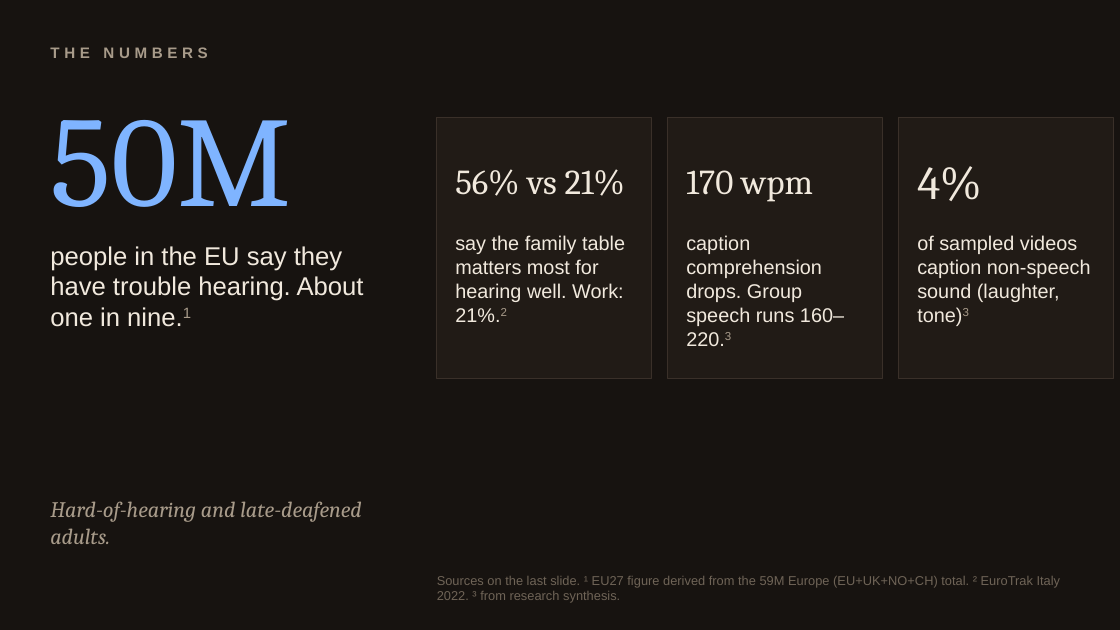
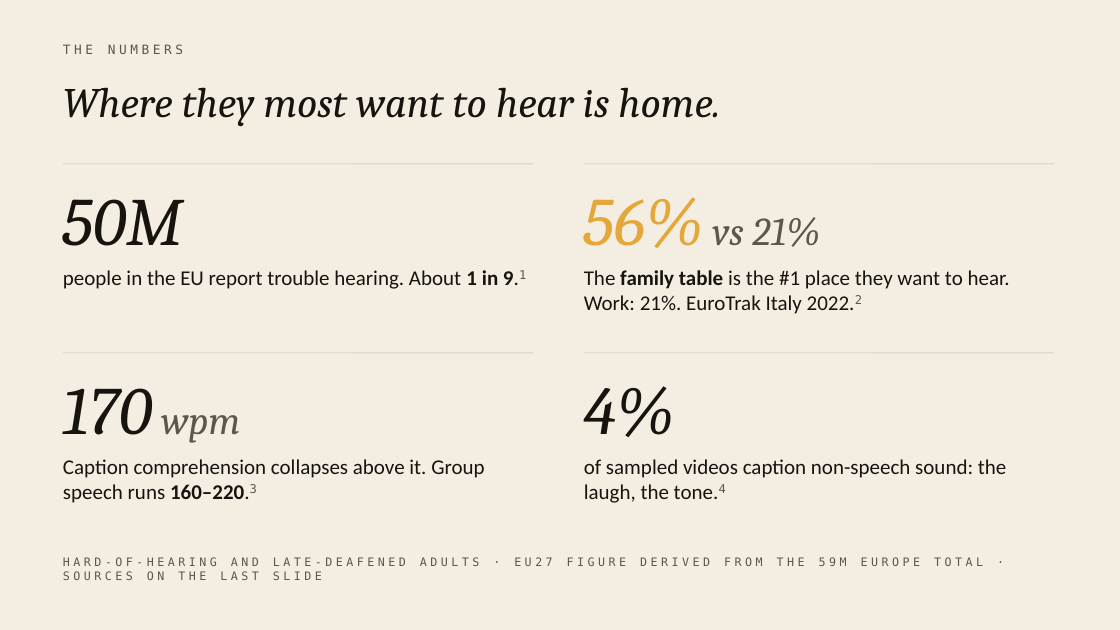
Before and after one commit to laqostine/one-at-a-time, a slide deck: slide 3 of pitch/I-Missed-That-BAINSA.pptx. Drawn at 1120x630 pixels with LibreOffice and Linux fonts; fonts in the diff are those of the drawing. Boxes give left, top, right and bottom in pixels: in the first picture for what was removed or moved away, otherwise in the second. Text is boxed around its words. In the diff, an @@ line names an element or a change of style, - is before the commit and + after.

Commit message:
Pitch v5: cream design, phone frames, tone/map/mood beats (7 slides)

```diff
--- a/pitch/I-Missed-That-BAINSA.pptx
+++ b/pitch/I-Missed-That-BAINSA.pptx
@@ background #171310 to #F4EEE2 @@
@@ text "THE NUMBERS": place and size @@
-text "THE NUMBERS" at box(50, 47, 207, 58)
+text "THE NUMBERS" at box(63, 44, 183, 54)
@@ text "THE NUMBERS" at box(63, 44, 183, 54): size 13 to 11 pt, font Arial to DejaVu Sans Mono, text colour #A89B8A to #5E554B, letter spacing 4 to 3 pt, bold off; vertical alignment middle to top @@
@@ text added at box(63, 87, 720, 126), 36 pt, text #17130F, italic @@
+Where they most want to hear is home.
@@ rectangle removed at box(437, 118, 651, 378) @@
@@ rectangle removed at box(668, 118, 882, 378) @@
@@ rectangle removed at box(899, 118, 1113, 378) @@
@@ text "50M": place and size @@
-text "50M" at box(50, 120, 291, 207)
+text "50M" at box(63, 199, 183, 246)
@@ text "50M" at box(63, 199, 183, 246): size 110 to 58 pt, text colour #7FB4FF to #17130F, italic on @@
@@ line added from (63, 164) to (534, 164), #D9D0C0 0.75 pt @@
@@ text "56% vs 21%": place and size @@
-text "56% vs 21%" at box(455, 169, 625, 196)
+text "56% vs 21%" at box(584, 197, 820, 248)
@@ text "56% vs 21%" at box(584, 197, 820, 248): size 30 to 58 pt, text colour #F1E9DD to #E4A73A in "56%"; size 30 to 34 pt, text colour #F1E9DD to #5E554B in "vs 21%"; italic on @@
@@ line added from (584, 164) to (1054, 164), #D9D0C0 0.75 pt @@
@@ text removed at box(455, 235, 625, 322) @@
-say the family table matters most for hearing well. Work: 21%.2
@@ text at box(63, 270, 526, 289): text changed; size 22 to 18 pt; font Arial to Calibri; text colour #F1E9DD to #17130F @@
-people in the EU say they have trouble hearing. About one in nine.1
+people in the EU report trouble hearing. About 1 in 9.1
@@ text added at box(584, 270, 1010, 314), 18 pt, text #17130F @@
+The family table is the #1 place they want to hear. Work: 21%. EuroTrak Italy 2022.2
@@ line added from (63, 353) to (534, 353), #D9D0C0 0.75 pt @@
@@ line added from (584, 353) to (1054, 353), #D9D0C0 0.75 pt @@
@@ text "170 wpm": place and size @@
-text "170 wpm" at box(686, 170, 813, 202)
+text "170 wpm" at box(63, 388, 240, 443)
@@ text "170 wpm" at box(63, 388, 240, 443): size 30 to 58 pt, text colour #F1E9DD to #17130F in "170"; size 30 to 34 pt, text colour #F1E9DD to #5E554B in "wpm"; italic on @@
@@ text "4%": place and size @@
-text "4%" at box(917, 166, 981, 201)
+text "4%" at box(584, 386, 675, 437)
@@ text "4%" at box(584, 386, 675, 437): size 40 to 58 pt, text colour #F1E9DD to #17130F, italic on @@
@@ text at box(63, 459, 484, 503): text changed; size 17 to 18 pt; font Arial to Calibri; text colour #F1E9DD to #17130F @@
-caption comprehension drops. Group speech runs 160–220.3
+Caption comprehension collapses above it. Group speech runs 160–220.3
@@ text at box(584, 459, 1006, 503): text changed; size 17 to 18 pt; font Arial to Calibri; text colour #F1E9DD to #17130F @@
-of sampled videos caption non-speech sound (laughter, tone)3
+of sampled videos caption non-speech sound: the laugh, the tone.4
@@ text removed at box(50, 501, 362, 544) @@
-Hard-of-hearing and late-deafened adults.
@@ text added at box(63, 557, 983, 566), 10 pt, text #5E554B @@
+HARD-OF-HEARING AND LATE-DEAFENED ADULTS · EU27 FIGURE DERIVED FROM THE 59M EUROPE TOTAL · SOURCES ON THE LAST SLIDE
@@ text removed at box(437, 576, 1061, 603) @@
-Sources on the last slide. ¹ EU27 figure derived from the 59M Europe (EU+UK+NO+CH) total. ² EuroTrak Italy 2022. ³ from research synthesis.
```
Also in this commit, not shown: 5 other slides changed, 1 slide added, 11 other files.
